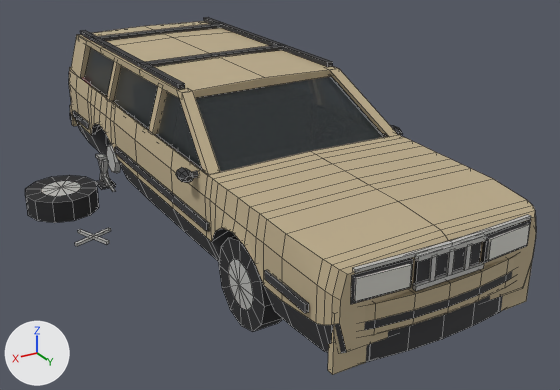
One commit to the Blender file assets/models/src/broken-car.blend: the scene before it, then after it.
Both versions are drawn from a camera (50 mm lens) standing at (3.04, 5.53, 3.03) and looking at (-0.04, 0.39, 0.46). Arrows for +X, +Y and +Z are at lower left; the lights stay in place. The older version comes first. Mesh edges are drawn as thin lines.

The scene before the commit, as lines of its bpy script (objects in view):
```python
me_brokencar = bpy.data.meshes.new('BrokenCar')
me_brokencar.from_pydata(...)  # 1103 vertices, 954 faces; spans x -1.01..1.67, y -2.51..2.5, z 0.0..1.46
# faces by material slot: [280, 224, 156, 159, 12, 12, 111]
me_brokencar.materials.append(mat_cartrim)  # dark grey #353537
me_brokencar.materials.append(mat_carpaint)  # beige #bcab8a
me_brokencar.materials.append(mat_carinterior)  # dark grey #302d28
me_brokencar.materials.append(mat_carchrome)  # grey #bcbbb8
me_brokencar.materials.append(mat_carlamp)  # light grey #d6d5cd
me_brokencar.materials.append(mat_cartail)  # red #bf3029
me_brokencar.materials.append(mat_cartire)  # black #272729
me_brokencarglass = bpy.data.meshes.new('BrokenCarGlass')
me_brokencarglass.from_pydata(...)  # 32 vertices, 8 faces; spans x -0.81..0.81, y -2.39..0.86, z 0.97..1.38
me_brokencarglass.materials.append(mat_carglass)  # dark grey #2b3235
ob_brokencar = bpy.data.objects.new('BrokenCar', me_brokencar)
ob_brokencar.location = (0.0, 0.0, 0.0)
ob_brokencarglass = bpy.data.objects.new('BrokenCarGlass', me_brokencarglass)
ob_brokencarglass.location = (0.0, 0.0, 0.0)
```
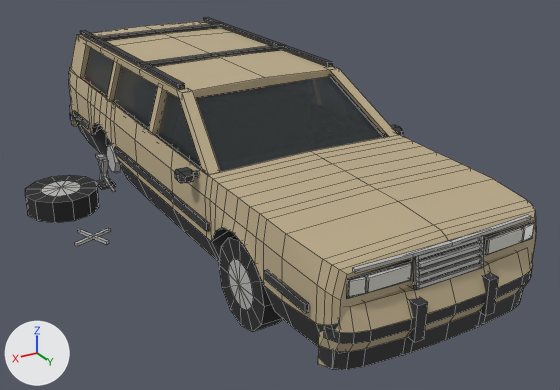
Location of each change, (x1, y1, x2, y2) in pixels of the pictures (560 x 390 px; the box of a moved part takes in the faces that stretch with it):
'BrokenCar', reshaped: before (25, 17, 536, 375); after (25, 17, 536, 370)
part 1 of me_brokencar, added: after (408, 297, 428, 342)
part 2 of me_brokencar, added: after (479, 272, 499, 316)
part 3 of me_brokencar, moved or reshaped: before (415, 234, 487, 262); after (413, 236, 484, 260)
part 4 of me_brokencar, moved or reshaped: before (413, 262, 484, 291); after (419, 256, 482, 282)
part 5 of me_brokencar, moved or reshaped: before (446, 250, 455, 275); after (418, 250, 483, 275)
part 6 of me_brokencar, moved or reshaped: before (463, 245, 472, 269); after (418, 243, 484, 268)
part 7 of me_brokencar, moved or reshaped: before (351, 258, 413, 304); after (346, 259, 412, 299)
part 8 of me_brokencar, moved or reshaped: before (481, 220, 531, 263); after (484, 221, 535, 256)
part 9 of me_brokencar, moved or reshaped: before (429, 256, 437, 281); after (366, 264, 412, 292)
part 10 of me_brokencar, moved or reshaped: before (487, 224, 530, 260); after (486, 228, 524, 254)
part 11 of me_brokencar, moved or reshaped: before (354, 264, 412, 301); after (349, 277, 367, 296)
part 12 of me_brokencar, added: after (522, 223, 534, 242)
part 13 of me_brokencar, rebuilt: before (328, 255, 533, 375); after (318, 248, 533, 370)
part 14 of me_brokencar, rebuilt (17% wider): before (176, 167, 193, 183); after (174, 167, 194, 183)
part 15 of me_brokencar, rebuilt: before (390, 125, 402, 136); after (391, 125, 403, 136)
part 16 of me_brokencar, reshaped (mostly hidden before): before (413, 260, 418, 284); after (413, 239, 484, 290)

Edits to the bpy script that builds the scene:
```text
Change me_brokencar:
    used by ob_brokencar; location = (0.0, 0.0, 0.0)
    remove me_brokencar.from_pydata(...)  # 1103 vertices, 954 faces; spans x -1.01..1.67, y -2.51..2.5, z 0.0..1.46
    add me_brokencar.from_pydata(...)  # 1182 vertices, 1026 faces; spans x -1.02..1.67, y -2.51..2.58, z 0.0..1.46
    me_brokencar part 1: a new loose piece, a box spanning x 0.252..0.328, y 2.4..2.575, z 0.385..0.64, in mat_cartrim (dark grey #353537)
    me_brokencar part 2: a new loose piece, a box spanning x -0.328..-0.252, y 2.4..2.575, z 0.385..0.64, in mat_cartrim (dark grey #353537)
    me_brokencar part 3: the loose piece of 8 vertices spanning x -0.28..0.28, y 2.46..2.49, z 0.88..0.91 is moved by (0.0, -0.02, -0.01)
    me_brokencar part 4: the loose piece of 8 vertices spanning x -0.28..0.28, y 2.46..2.49, z 0.68..0.71 is scaled about its middle by (0.927, 0.867, 0.781), then moved by (0.0, 0.0, 0.05)
    me_brokencar part 5: the loose piece of 8 vertices spanning x -0.02..0.02, y 2.46..2.48, z 0.71..0.88 is scaled about its middle by (13.4, 1, 0.135), then moved by (0.0, 0.01, 0.0)
    me_brokencar part 6: the loose piece of 8 vertices spanning x -0.16..-0.12, y 2.46..2.48, z 0.71..0.88 is scaled about its middle by (13.4, 1, 0.14), then moved by (0.14, 0.01, 0.05)
    me_brokencar part 7: the loose piece of 8 vertices spanning x 0.3..0.72, y 2.38..2.47, z 0.7..0.89 is scaled about its middle by (1.08, 0.711, 0.684), then moved by (0.02, 0.01, 0.02)
    me_brokencar part 8: the loose piece of 8 vertices spanning x -0.72..-0.3, y 2.38..2.47, z 0.7..0.89 is scaled about its middle by (1.08, 0.711, 0.684), then moved by (-0.02, 0.01, 0.02)
    me_brokencar part 9: the loose piece of 8 vertices spanning x 0.12..0.16, y 2.46..2.48, z 0.71..0.88 is scaled about its middle by (8.05, 1.12, 0.539), then moved by (0.32, -0.01, 0.02), in mat_carlamp (light grey #d6d5cd)
    me_brokencar part 10: the loose piece of 8 vertices spanning x -0.69..-0.32, y 2.43..2.49, z 0.72..0.87 is turned -3.4 degrees about the z axis through its middle and scaled by 0.792, then moved by (0.04, 0.01, 0.02)
    me_brokencar part 11: the loose piece of 8 vertices spanning x 0.32..0.69, y 2.43..2.49, z 0.72..0.87 is scaled about its middle by (0.277, 0.729, 0.658), then moved by (0.18, -0.01, 0.02)
    me_brokencar part 12: the loose piece of 8 vertices spanning x -0.72..-0.3, y 2.38..2.47, z 0.7..0.89 is copied, and the copy is scaled about its middle by (0.248, 0.413, 0.505), then moved by (-0.18, 0.03, 0.02), in mat_carlamp (light grey #d6d5cd); it spans x -0.74..-0.63, y 2.43..2.47, z 0.77..0.86
    me_brokencar part 13: the loose piece of 56 vertices spanning x -0.81..0.81, y 2.37..2.5, z 0.23..0.65 is rebuilt with 91 vertices and now spans x -0.83..0.83, y 2.29..2.56, z 0.25..0.69
    me_brokencar part 14: the loose piece of 24 vertices spanning x 0.9..1.01, y 0.67..0.8, z 0.91..1.0 is rebuilt with 24 vertices and now spans x 0.89..1.02, y 0.67..0.8, z 0.91..1.0
    me_brokencar part 15: the loose piece of 24 vertices spanning x -1.01..-0.9, y 0.67..0.8, z 0.91..1.0 is rebuilt with 24 vertices and now spans x -1.02..-0.89, y 0.67..0.8, z 0.91..1.0
    me_brokencar part 16: 2 vertices removed from x -0.25..0.25, y 2.4, z 0.69; 22 vertices added at x -0.27..0.27, y 2.43..2.49, z 0.69..0.9
```
